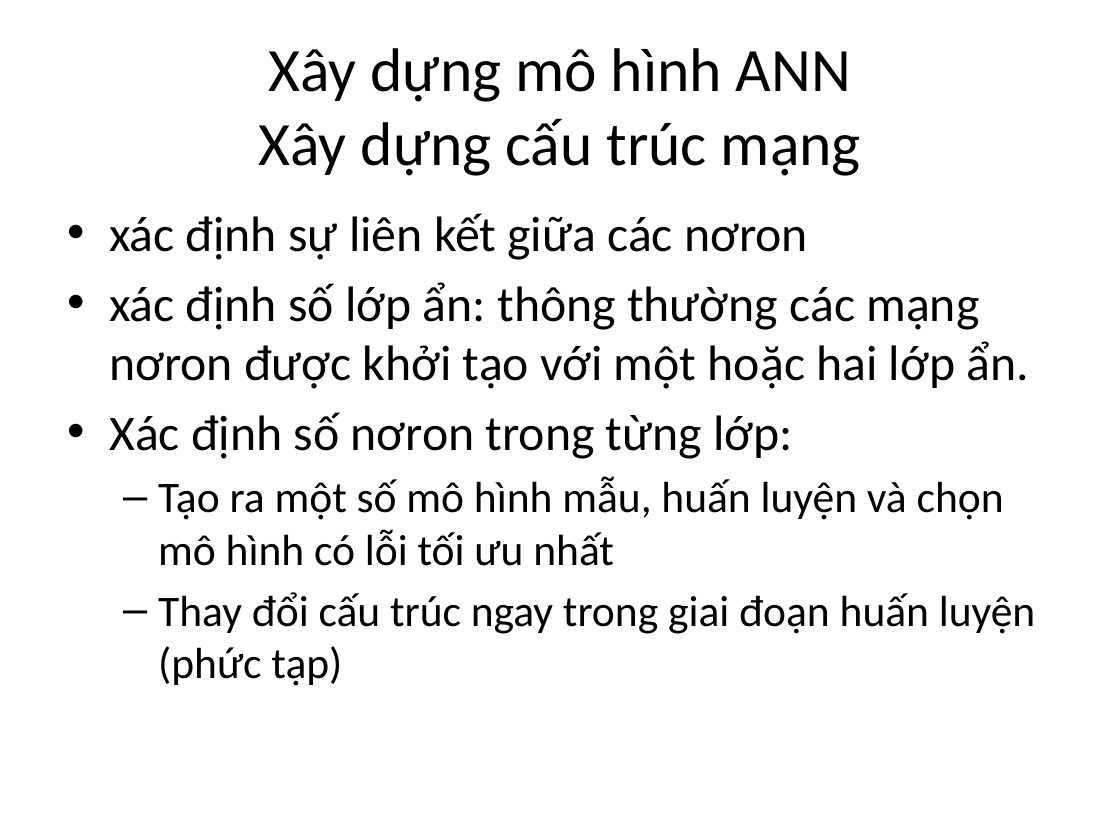
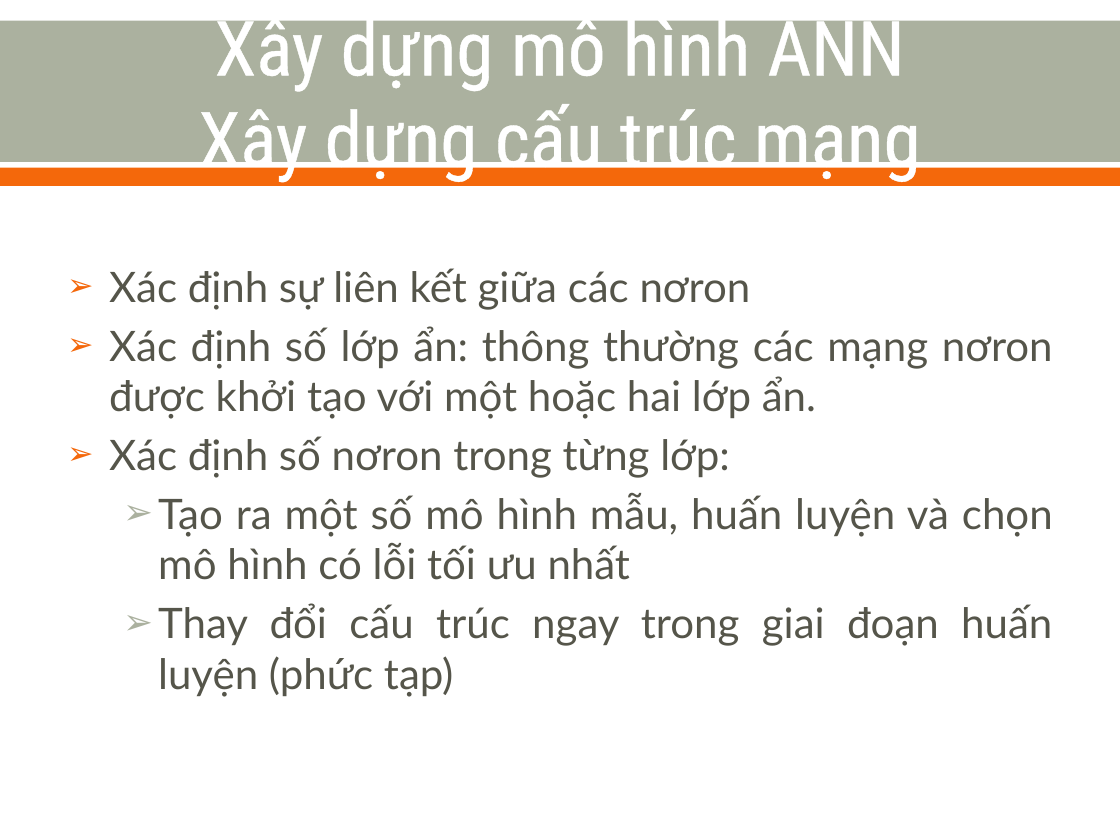
Before and after one commit to nvtthai/forecast-time-series, a slide deck: slide 44 of Report/Presentation.ppt (slide 32 before the commit). Drawn at 1120x840 pixels with LibreOffice and Linux fonts; fonts in the diff are those of the drawing. Boxes give left, top, right and bottom in pixels: in the first picture for what was removed or moved away, otherwise in the second. Text is boxed around its words. In the diff, an @@ line names an element or a change of style, - is before the commit and + after.

```diff
--- a/Report/Presentation.ppt
+++ b/Report/Presentation.ppt
@@ rectangle added at (x1=0, y1=20, x2=1120, y2=161), fill #ABB19F @@
@@ title "Xây dựng mô hình ANN ..." moved from (x1=259, y1=48, x2=861, y2=176) to (x1=199, y1=6, x2=921, y2=184) @@
@@ title "Xây dựng mô hình ANN ..." at (x1=199, y1=6, x2=921, y2=184): size 39.6 to 48.6 pt, font Calibri to Roboto Condensed, text colour #000000 to #FFFFFF, letter outline none to #FFFFFF 1.1 pt @@
@@ rectangle added at (x1=0, y1=168, x2=1120, y2=186), fill #F4680B @@
@@ text at (x1=109, y1=268, x2=1053, y2=419): text changed; size 32 to 27 pt; font Calibri to Lato; text colour #000000 to #55554A @@
-• xác định sự liên kết giữa các nơron
-• xác định số lớp ẩn: thông thường các mạng nơron được khởi tạo với một hoặc hai lớp ẩn.
+➢ Xác định sự liên kết giữa các nơron
+➢ Xác định số lớp ẩn: thông thường các mạng nơron được khởi tạo với một hoặc hai lớp ẩn.
@@ text at (x1=109, y1=436, x2=1053, y2=697): size 32 to 27 pt in "Xác định số nơron trong từng lớp:"; font Calibri to Lato, text colour #000000 to #55554A in "Xác định số nơron trong từng lớp:", "Tạo ra một số mô hình mẫu, ...", "Thay đổi cấu trúc ngay trong giai ..."; size 28 to 27 pt in "Tạo ra một số mô hình mẫu, ...", "Thay đổi cấu trúc ngay trong giai ..."; alignment left to justified; bullet • to ➢; less space between paragraphs; bullet – to ➢ @@
```
Also in this commit, not shown: 34 other slides changed, 18 slides added, 4 slides removed, 1 other file.
